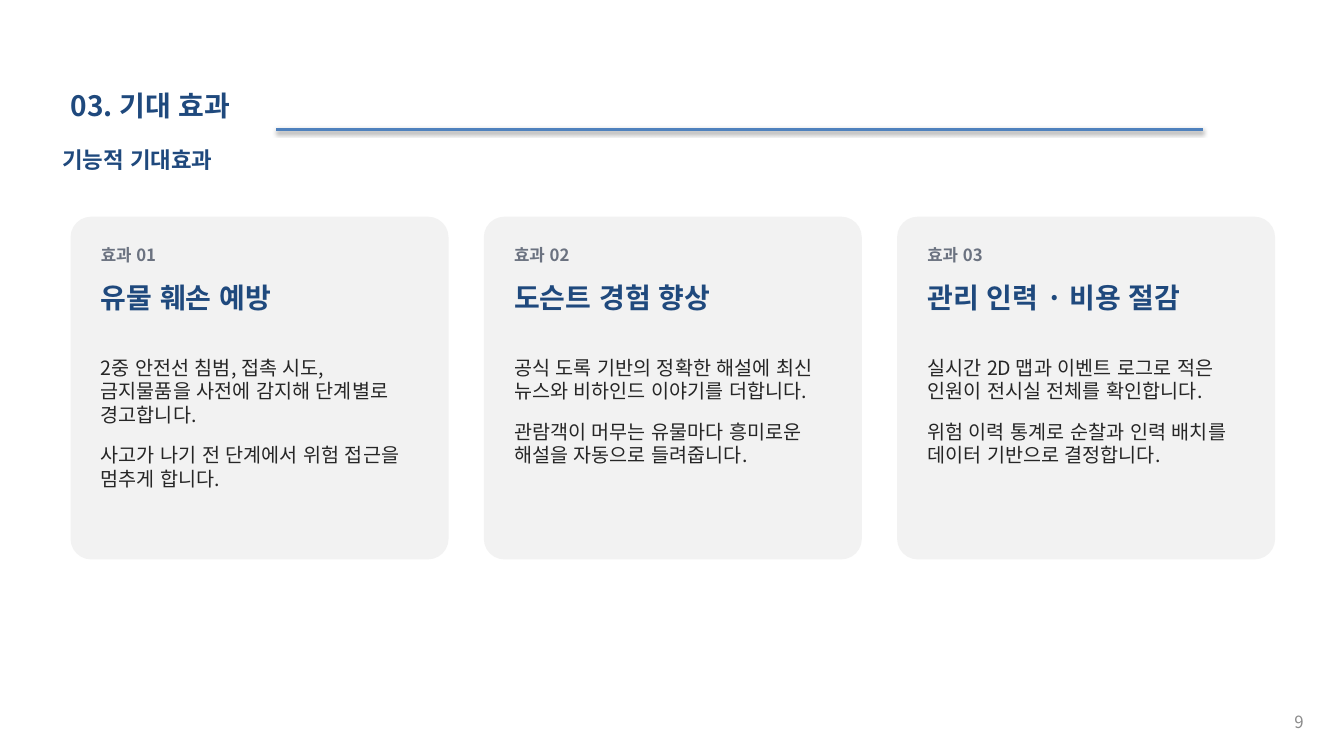
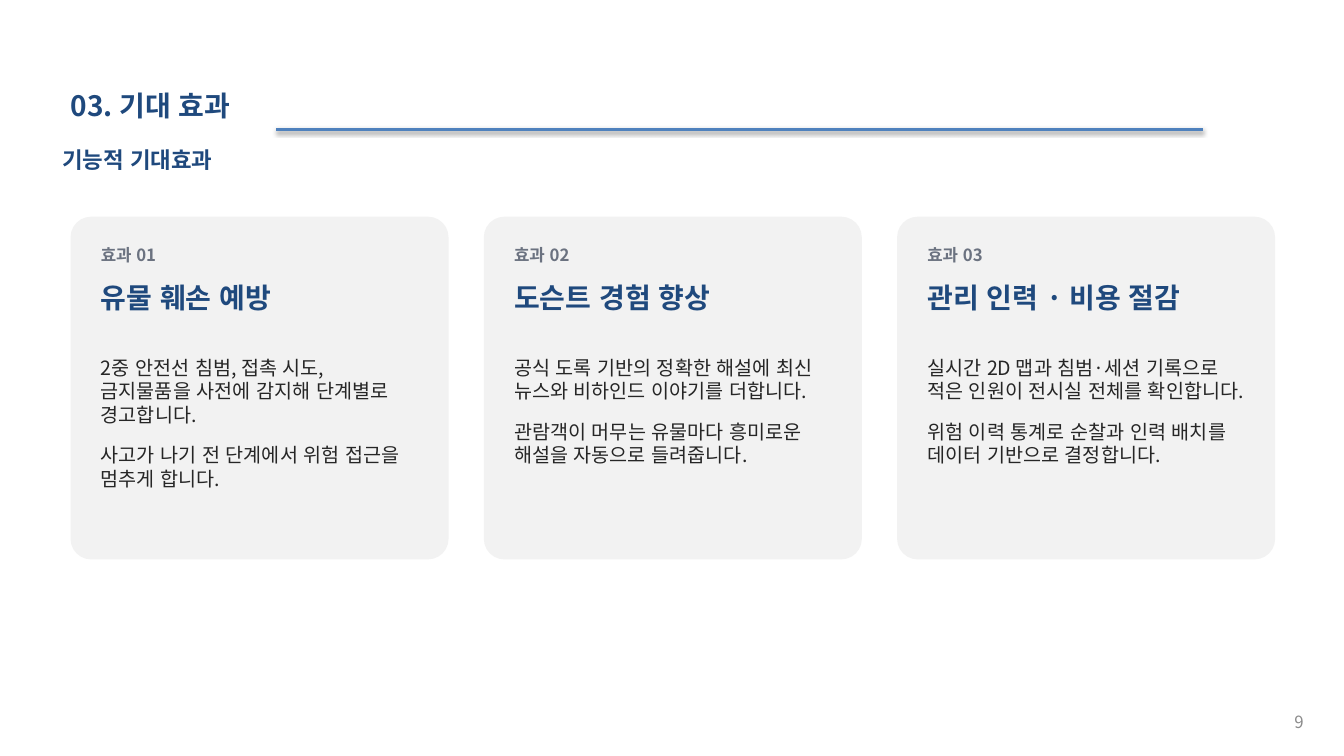
Before and after one commit to selkis4u/smart-museum-aiagent, a slide deck: slide 9 of docs/requirements/3조_스마트박물관_AI_Agent_기획서_v0.6.pptx. Drawn at 1344x756 pixels with LibreOffice and Linux fonts; fonts in the diff are those of the drawing. Boxes give left, top, right and bottom in pixels: in the first picture for what was removed or moved away, otherwise in the second. Text is boxed around its words. In the diff, an @@ line names an element or a change of style, - is before the commit and + after.

Commit message:
요구사항 문서 보완 및 인터페이스 명세 초안 추가
- 분석서·명세서 v0.3 보완: 침범 기록 Agent 생성(FR-AG-18), 사전 녹음 멘트(FR-AG-19), 스피커 대기 상태, 위험 이벤트 상태 무관 처리, 일시정지 중 생성 계속, 공통 연결 멘트, 접촉 경계·해제 조건, 청취 인원 정의, NFR-16·17
- 시연 유물 A002를 지장암 목조비로자나불좌상으로 반영
- 인터페이스 명세 초안 v0.1: 연결 구성, 이벤트 DTO, 좌표 메시지, 도구용 API, 공간 설정 JSON
- 기획서 v0.6·개발일정 v0.3: 구성도 도구 흐름, 기록 3종, 시연 모형·시나리오 촬영 일정, 음성 송출 연장
- 결정사항·ADR-0002/0003/0004·CONTEXT 갱신

```diff
--- a/docs/requirements/3조_스마트박물관_AI_Agent_기획서_v0.6.pptx
+++ b/docs/requirements/3조_스마트박물관_AI_Agent_기획서_v0.6.pptx
@@ text at box(927, 358, 1244, 400): text changed @@
-실시간 2D 맵과 이벤트 로그로 적은 인원이 전시실 전체를 확인합니다.
+실시간 2D 맵과 침범·세션 기록으로 적은 인원이 전시실 전체를 확인합니다.
```
Also in this commit, not shown: 6 other slides changed, 9 other files.
